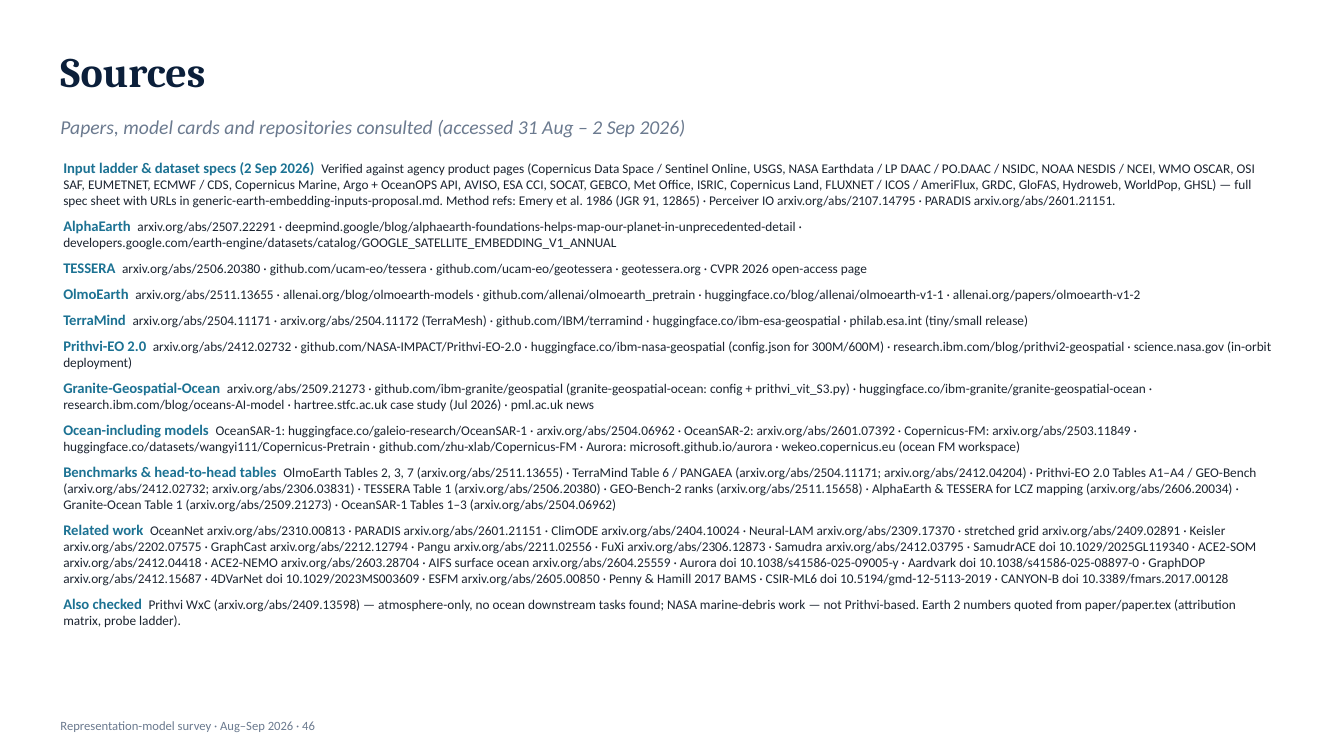
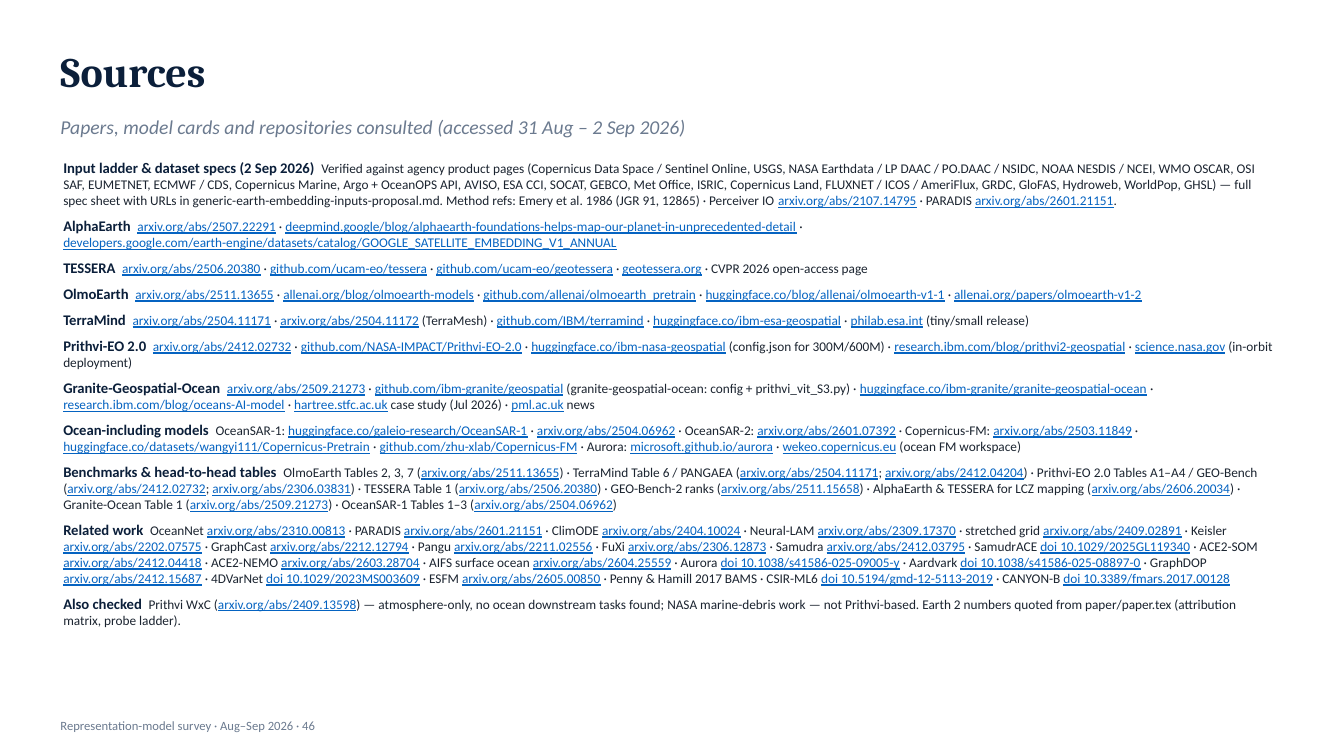
Before and after one commit to blauewelt/earth, a slide deck: slide 46 of ml/figures/geofm_survey/geospatial-representation-models.pptx. Drawn at 1344x756 pixels with LibreOffice and Linux fonts; fonts in the diff are those of the drawing. Boxes give left, top, right and bottom in pixels: in the first picture for what was removed or moved away, otherwise in the second. Text is boxed around its words. In the diff, an @@ line names an element or a change of style, - is before the commit and + after.

```diff
--- a/ml/figures/geofm_survey/geospatial-representation-models.pptx
+++ b/ml/figures/geofm_survey/geospatial-representation-models.pptx
@@ text "Input ladder & dataset specs ..." at (x1=63, y1=162, x2=1272, y2=627): text colour #1C7293 to #0B1F3A in "Input ladder & dataset specs (2 Sep ...", "AlphaEarth", "TESSERA", "OlmoEarth" and 7 more places; text colour #1B2430 to #0563C1, underline on in "arxiv.org/abs/2107.14795 arxiv.org/abs/2601.21151.", "arxiv.org/abs/2507.22291 deepmind.google/blog/alphaearth-fou ...", "arxiv.org/abs/2506.20380 github.com/ucam-eo/tessera github.c ...", "arxiv.org/abs/2511.13655 allenai.org/blog/olmoearth-models g ..." and 7 more places @@
```
Also in this commit, not shown: 6 other files.
